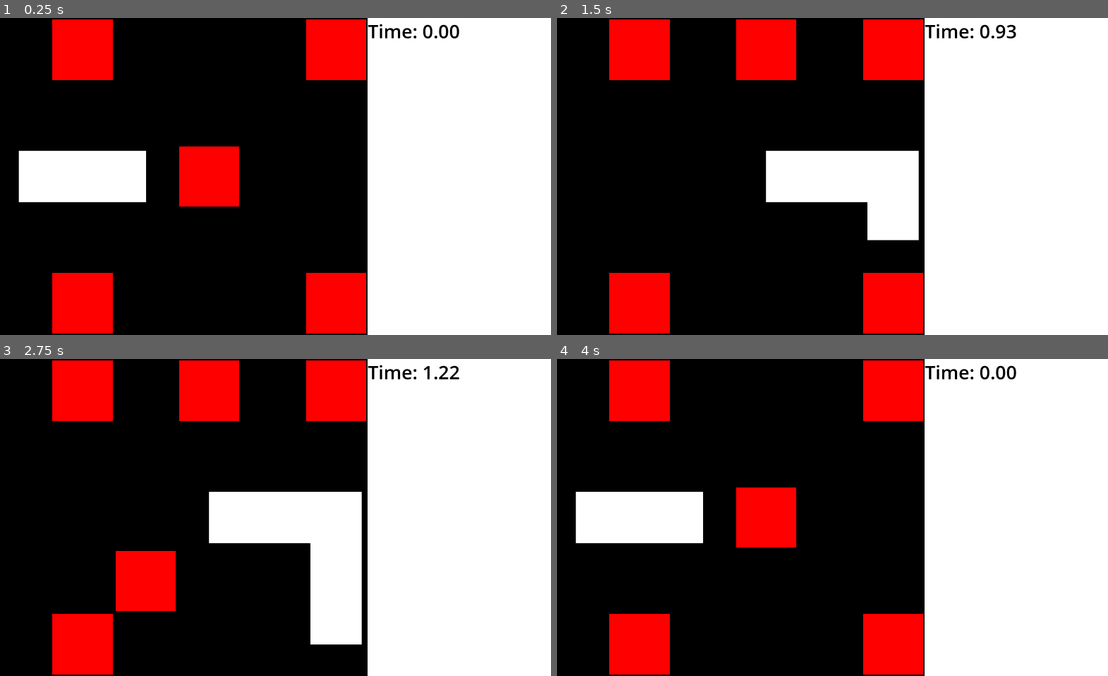
Above: before the commit, frames 1-4 (two rows, left to right).
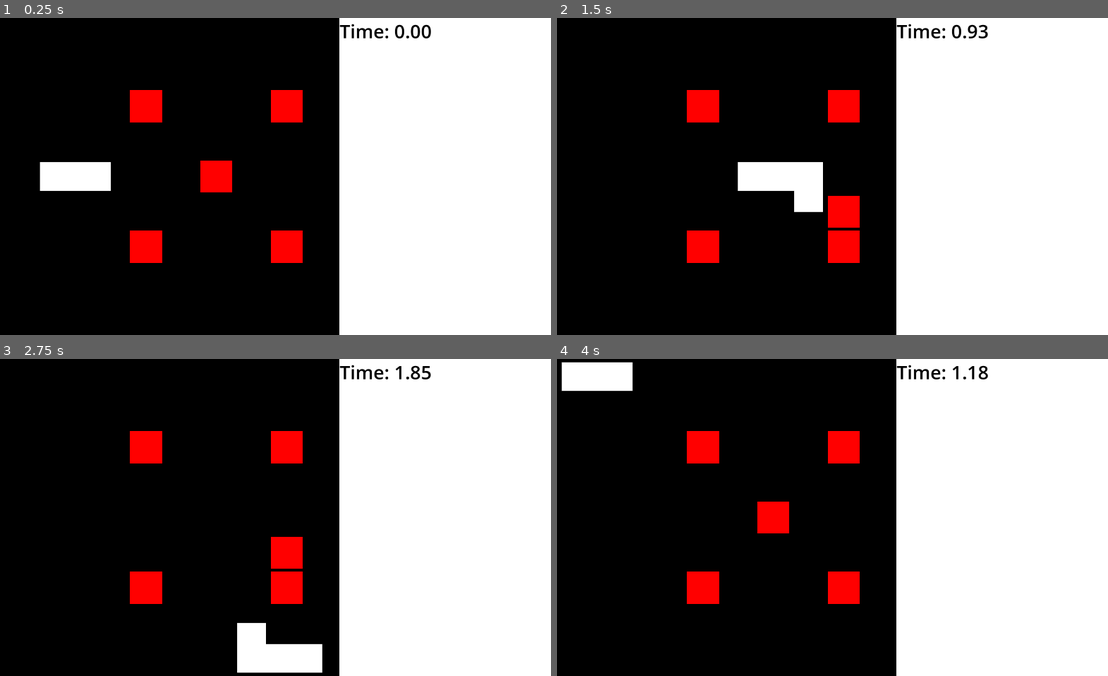
Above: after the commit, the same moments.

Repository: aaronnoyes/snkae2
Game: Godot game, scene res://main.tscn
The game is run twice, just before and just after one commit, with the same random seed, the same clock (stepped at 60 frames per second) and the same inputs.
Inputs:
- Up to frame 1 (0.25 s): no input
- Up to frame 2 (1.5 s): tap Enter (ui_accept) at 0.5, 0.77 s; hold Right (ui_right) 0.53-1.28 s; hold Down (ui_down) from 1.28 s (still down)
- Up to frame 3 (2.75 s): tap Enter (ui_accept) at 1.52 s; release Down (ui_down) at 2.03 s; hold Right (ui_right) from 2.03 s (still down)
- Up to frame 4 (4 s): tap Enter (ui_accept) at 2.75, 3.02, 3.77 s; release Right (ui_right) at 2.78 s; hold Up (ui_up) 2.78-3.53 s; hold Left (ui_left) from 3.53 s (still down)

The runs differ from the first frame. In frame 1, 19% of the frame differs, in the area x 3-84%, y 0-100%; in frame 2, 20%; in frame 3, 22%, in the area x 9-84%, y 0-100%; in frame 4, 20%.

Commit message:
sane default settings

Diff:
--- a/config.gd
+++ b/config.gd
@@ -1,10 +1,10 @@
 extends Node
 
-var width = 6
-var height = 5
+var width = 10
+var height = 9
 var cell_size = 64.0
 
-var speed = 5.0
+var speed = 6.0
 
 var num_apples = 5
 
